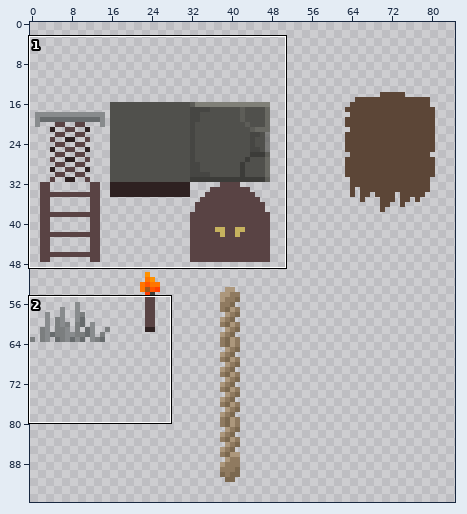
Two states of a pixel-art file, PixelEngine/res/sprites/tiles.aseprite. The first picture is a wide view before the edit; the outline marks the close-up.
Close-up. Earlier state:
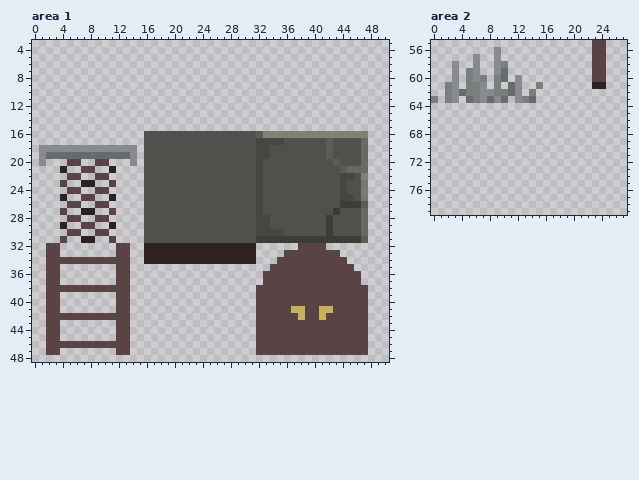
256x256 pixels, 1 frame. Colours within 5 levels of each other are drawn and written as one. Shown: area 1: x 0..50, y 3..48; area 2: x 0..27, y 55..79. The wide view leaves out empty margins.
And afterwards:
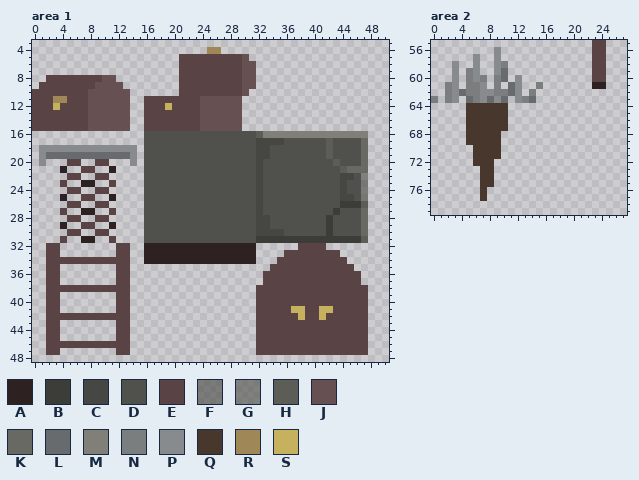
Palette (. is transparent): A #2e2121  B #3c3c39  C #464643  D #50504c  E #594344  F #52524eaa  G #5a5a55aa  H #5d5d58  J #675051  K #696963  L #676b6d  M #808078  N #7b7e7f  P #888b8d  Q #48372c  R #a08757  S #c6b25e
From old to new:
Area 1:
Colour E is added in rows 5 to 7 at x 21 to 29; in row 8 at x 2 to 9 and 21 to 29; in row 9 at x 1 to 8 and 21 to 29; in row 10 at x 0 to 7 and 21 to 29; in row 11 at x 0 to 2, 5 to 7 and 16 to 23; in row 12 at x 0 to 2, 4 to 7, 16 to 18 and 20 to 23.
Colour E is added in rows 13 to 15 at x 0 to 7 and 16 to 23.
Colour J is added in row 5 at x 30; in rows 6 to 7 at x 30 to 31; in row 8 at x 10 to 11 and 30 to 31; in row 9 at x 9 to 12 and 30 to 31; in row 10 at x 8 to 13 and 30; in rows 11 to 15 at x 8 to 13 and 24 to 29.
Colour R is added in row 4 at x 25 to 26; in row 11 at x 3 to 4.
Colour S is added in row 12 at x 3 and 19.
Area 2:
Colour Q is added in rows 64 to 67 at x 5 to 10; in rows 68 to 69 at x 5 to 9; in rows 70 to 71 at x 6 to 9; in row 72 at x 6 to 8; in rows 73 to 75 at x 7 to 8; in rows 76 to 77 at x 7.
Changed places in both close-ups, as pixel boxes (x1, y1, x2, y2):
added: (32, 47, 256, 131)
added: (466, 103, 508, 201)
